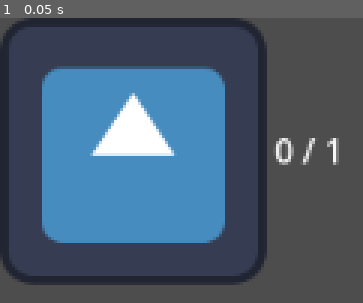
Above: before the commit, frame 1.
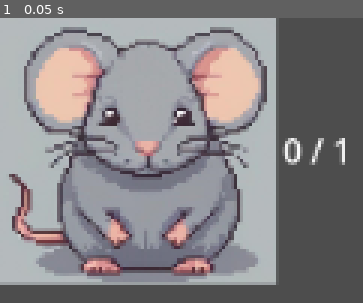
Above: after the commit, the same moment.

Repository: Igorrreha/crying-mices
Game: Godot game, scene res://main.tscn
The game is run twice, just before and just after one commit, with the same random seed, the same clock (stepped at 60 frames per second) and the same inputs. The engine's default icon, where the game draws it, is replaced by a stand-in: a white triangle on a blue panel in a dark square.
Inputs:
- Up to frame 1 (0.05 s): no input

The runs differ from the first frame. In frame 1, 72% of the frame differs, in the area x 0-96%, y 0-94%.

Commit message:
Add test mice icon

Diff:
--- a/modules/ui/hud/mices_counter.tscn
+++ b/modules/ui/hud/mices_counter.tscn
@@ -1,16 +1,20 @@
 [gd_scene load_steps=4 format=3 uid="uid://ukpcm1k1a78o"]
 
-[ext_resource type="Texture2D" uid="uid://4ruwl1b6id0o" path="res://icon.svg" id="1_lp6u1"]
 [ext_resource type="Script" path="res://modules/ui/hud/mices_counter.gd" id="1_uved6"]
 [ext_resource type="Resource" uid="uid://cnoy50oya00vh" path="res://modules/collectable_mice/signals_channel.tres" id="2_mvahe"]
+[ext_resource type="Texture2D" uid="uid://bbaeptg1ami1c" path="res://modules/ui/hud/mice.jpg" id="3_53loh"]
 
 [node name="MicesCounter" type="HBoxContainer"]
+offset_right = 128.0
+offset_bottom = 128.0
 script = ExtResource("1_uved6")
 _mices_signals_channel = ExtResource("2_mvahe")
 
 [node name="TextureRect" type="TextureRect" parent="."]
 layout_mode = 2
-texture = ExtResource("1_lp6u1")
+texture = ExtResource("3_53loh")
+expand_mode = 3
+flip_h = true
 
 [node name="Label" type="Label" parent="."]
 layout_mode = 2
Binary file added: modules/ui/hud/mice.jpg
Not shown, added: modules/ui/hud/mice.jpg.import
